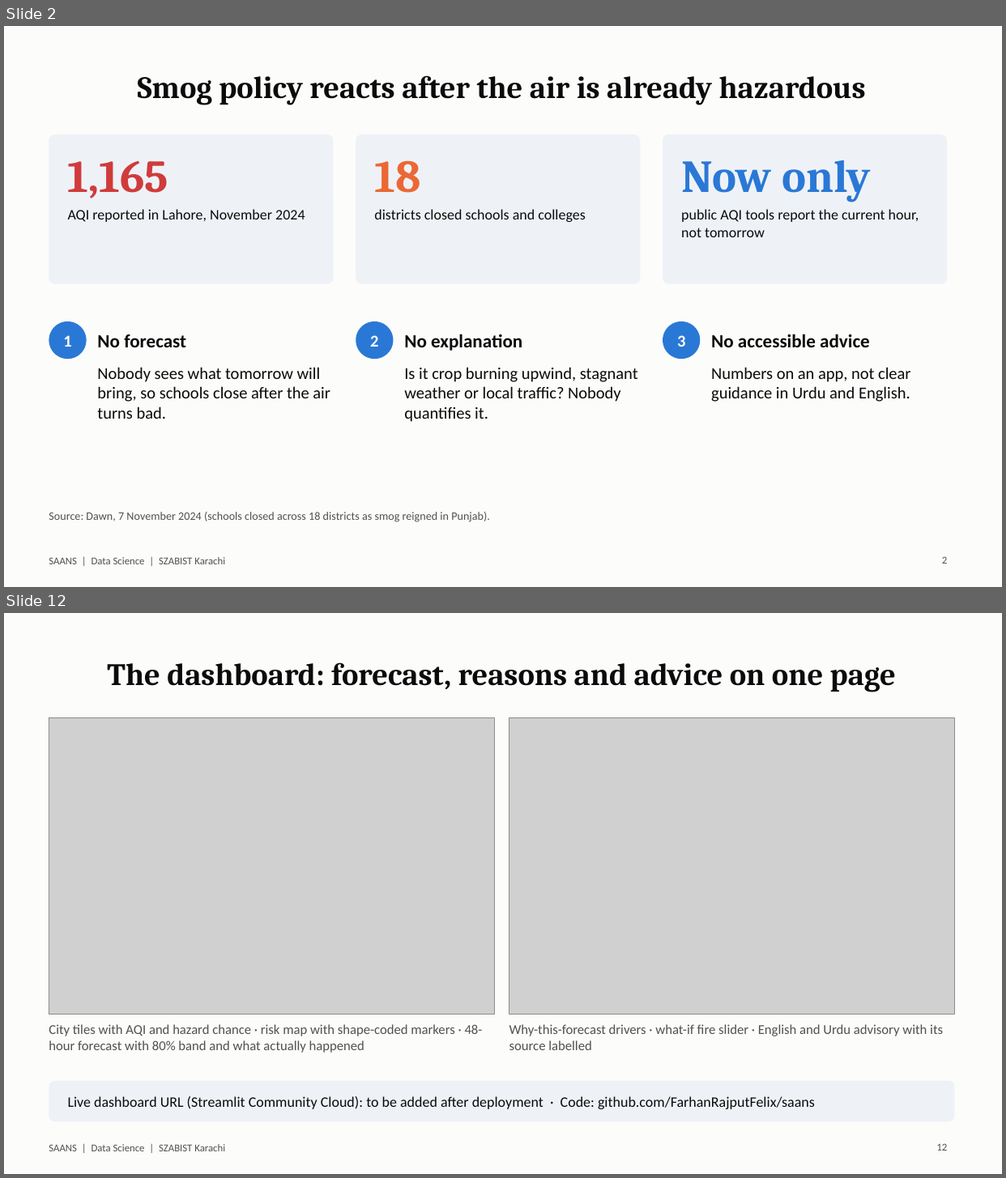
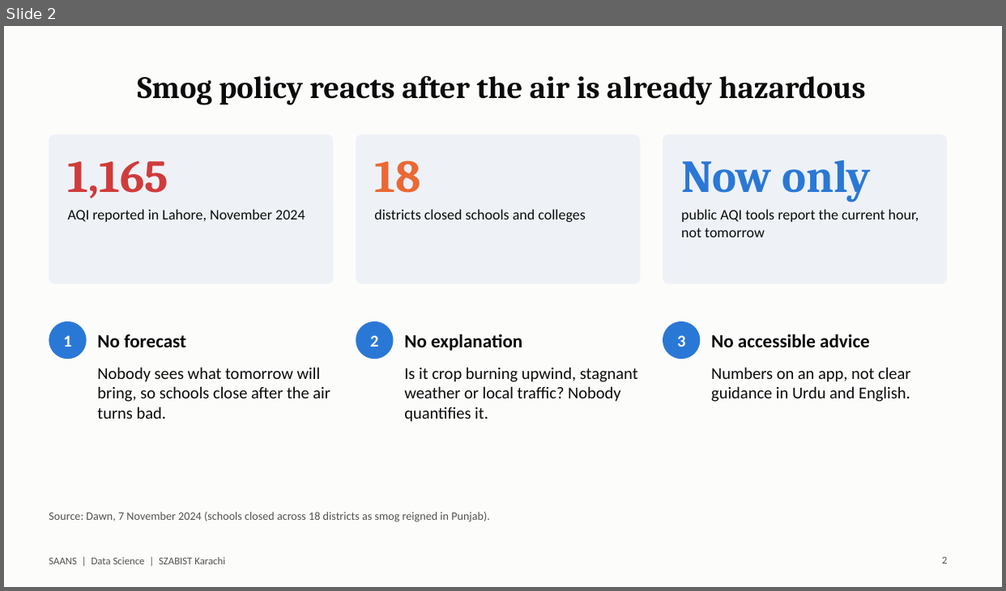
Before and after one commit to FarhanRajputFelix/saans, a slide deck: reports/SAANS_Presentation.pptx. Shown one above the other, each under a label of ours: slides 2 and 12 before the commit, slide 2 after it; the slides between them are not shown. The pictures are 1006x1178 and 1006x591 pixels, drawn with LibreOffice and Linux fonts; fonts in the diff are those of the drawing; grey boxes stand for pictures. Boxes give left, top, right and bottom in pixels: in the first picture for what was removed or moved away, otherwise in the second. Text is boxed around its words. In the diff, an @@ line names an element or a change of style, - is before the commit and + after.

```diff
--- a/reports/SAANS_Presentation.pptx
+++ b/reports/SAANS_Presentation.pptx
@@ slide 12 removed at [4,613,1002,1174], background #FCFCFB; not listed: 1 template element that a slide beside it also shows @@
@@ title removed at [107,662,896,692] @@
-The dashboard: forecast, reasons and advice on one page
@@ picture removed at [49,717,494,1015] @@
@@ picture removed at [509,717,955,1015] @@
@@ text removed at [49,1024,483,1053] @@
-City tiles with AQI and hazard chance · risk map with shape-coded markers · 48-hour forecast with 80% band and what actually happened
@@ text removed at [509,1024,943,1050] @@
-Why-this-forecast drivers · what-if fire slider · English and Urdu advisory with its source labelled
@@ rounded rectangle removed at [49,1081,955,1122] @@
@@ text removed at [68,1097,815,1110] @@
-Live dashboard URL (Streamlit Community Cloud): to be added after deployment · Code: github.com/FarhanRajputFelix/saans
@@ page number removed at [936,1144,947,1151] @@
-12
```
Also in this commit, not shown: 11 slides changed, 4 slides added, 4 other files.
